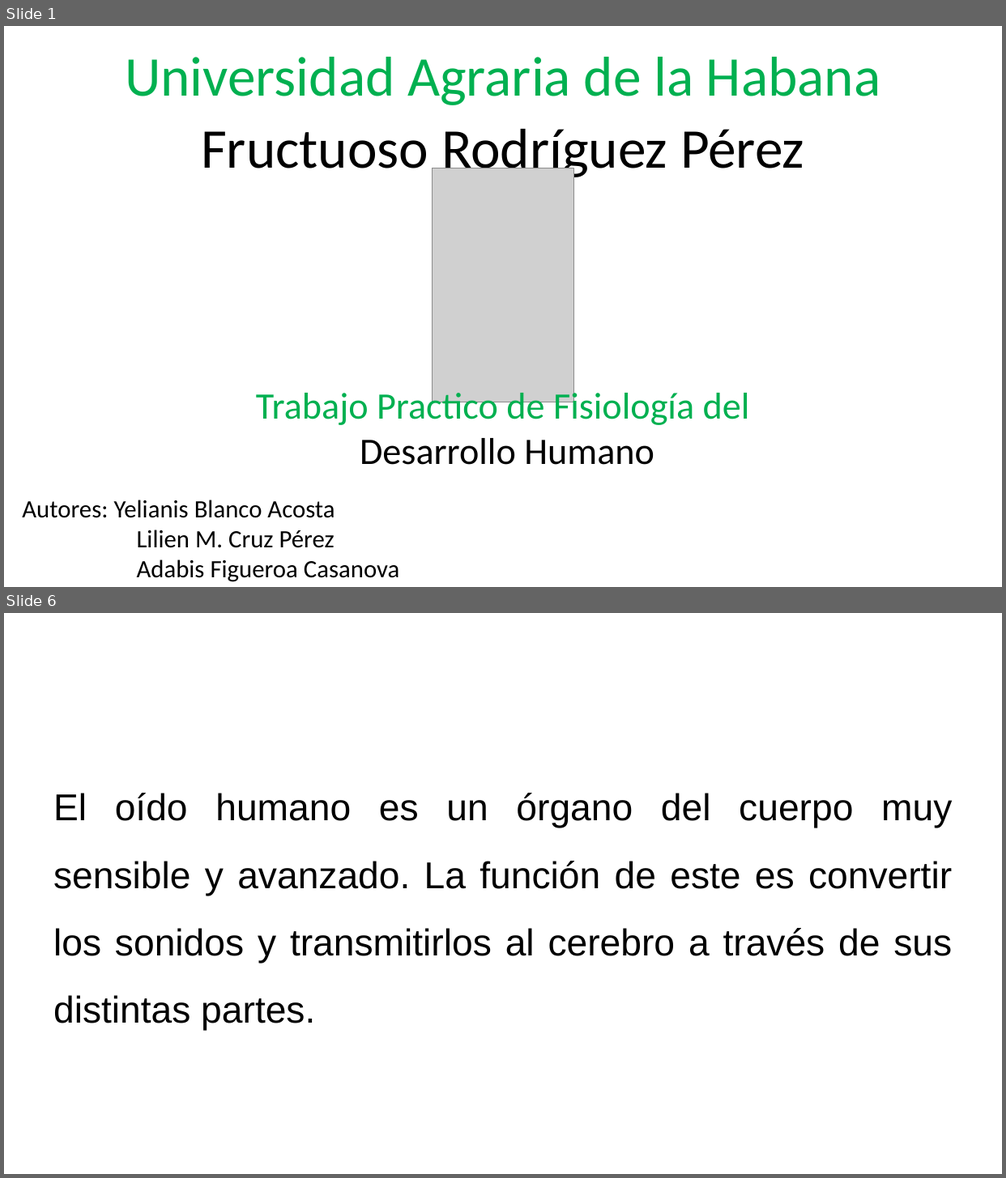
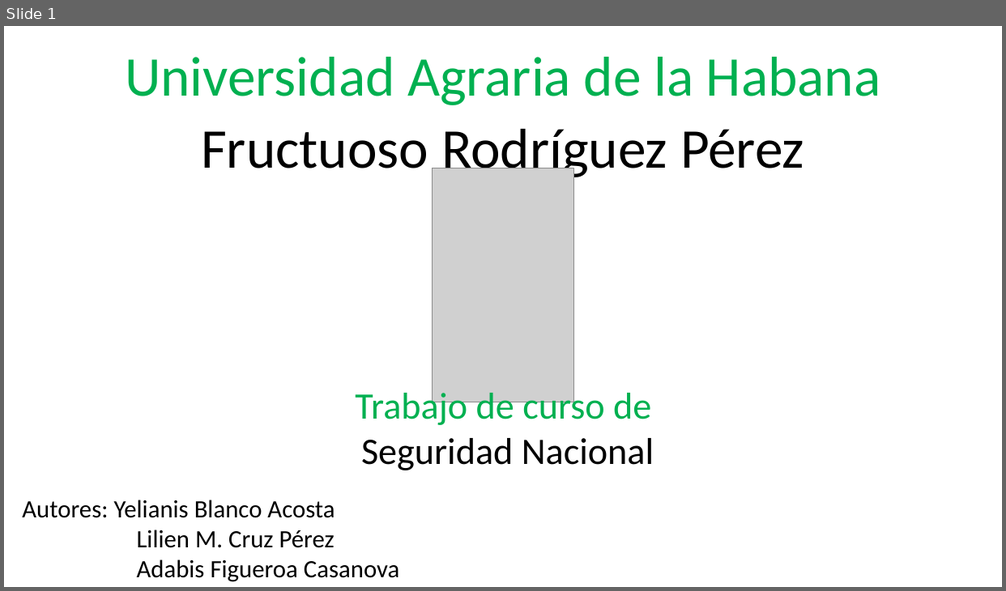
Before and after one commit to yeli120498/yeli120498, a slide deck: Ier Semestre/Seguridad Nacional/Presentacion de seguridad nacionañ.pptx. Shown one above the other, each under a label of ours: slides 1 and 6 before the commit, slide 1 after it; the slides between them are not shown. The pictures are 1006x1178 and 1006x591 pixels, drawn with LibreOffice and Linux fonts; fonts in the diff are those of the drawing; grey boxes stand for pictures. Boxes give left, top, right and bottom in pixels: in the first picture for what was removed or moved away, otherwise in the second. Text is boxed around its words. In the diff, an @@ line names an element or a change of style, - is before the commit and + after.

Commit message:
Presentacion y distribucion de la presentacion del trabajo de seguridad nacional

```diff
--- a/Ier Semestre/Seguridad Nacional/Presentacion de seguridad nacionañ.pptx
+++ b/Ier Semestre/Seguridad Nacional/Presentacion de seguridad nacionañ.pptx
@@ slide 6 removed at (4, 613, 1002, 1174), background #FFFFFF @@
@@ text removed at (53, 793, 952, 1031) @@
-El oído humano es un órgano del cuerpo muy sensible y avanzado. La función de este es convertir los sonidos y transmitirlos al cerebro a través de sus distintas partes.
@@ slide 1 changed as well @@
@@ text at (355, 388, 654, 471): text changed; text colour #00B050 to #000000 @@
-Trabajo Practico de Fisiología del
-Desarrollo Humano
+Trabajo de curso de
+Seguridad Nacional
```
Also in this commit, not shown: 1 other slide changed, 7 slides added, 11 other slides removed, 1 other file.
